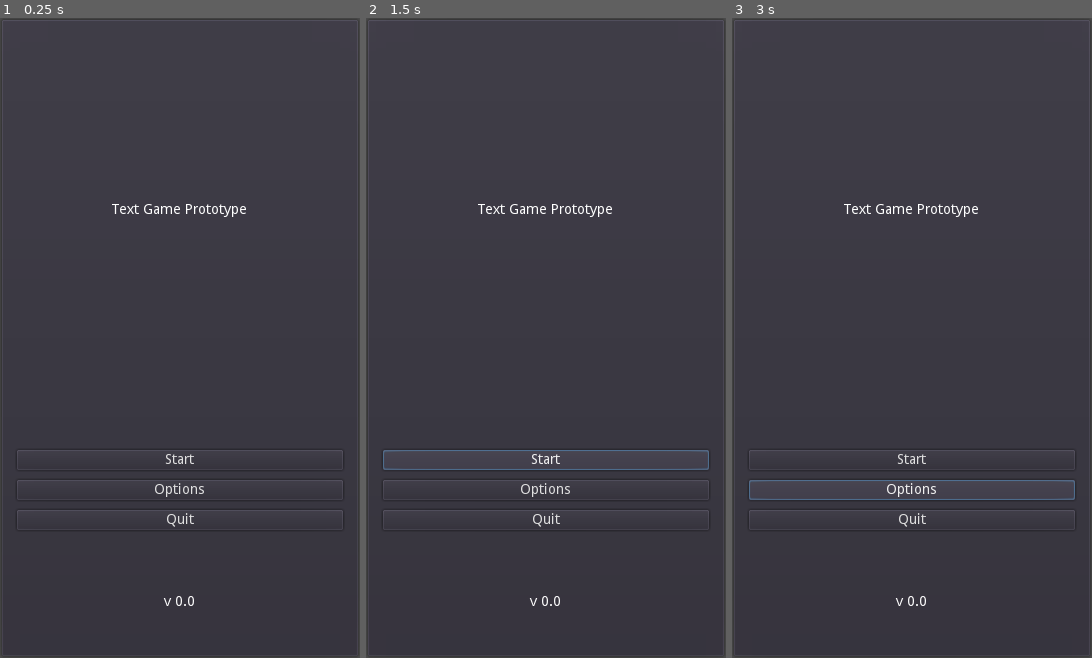
Above: before the commit, frames 1-3 (left to right).
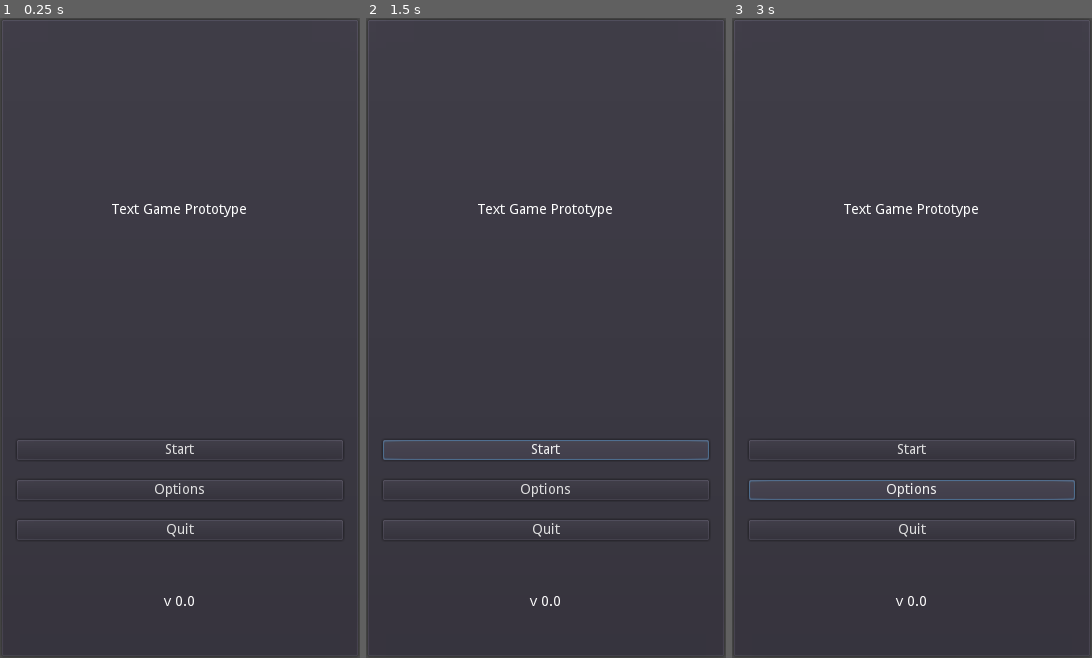
Above: after the commit, the same moments.

Repository: philipuriarte/A-Churchyard-of-Orphans
Game: Godot game, scene res://Scenes/Main.tscn
Same seed, same stepped clock (60 frames per second), same inputs: the game is played once before the commit and once after it.
Inputs:
- Up to frame 1 (0.25 s): no input
- Up to frame 2 (1.5 s): click "Start" at 0.5 s; click "Start" at 1.25 s
- Up to frame 3 (3 s): click "Start" at 2 s; click "Options" at 2.75 s

The runs differ from the first frame. In frame 1, 0.8% of the frame differs, in the area x 4-96%, y 65-82%; in frame 2, 1.4%; in frame 3, 0.8%.

Commit message:
Change separation value of ButtonsContainer

Diff:
--- a/Scenes/TitleScreen.tscn
+++ b/Scenes/TitleScreen.tscn
@@ -39,13 +39,13 @@
 margin_right = 326.0
 margin_bottom = 530.0
 rect_min_size = Vector2( 0, 150 )
-custom_constants/separation = 10
+custom_constants/separation = 20
 alignment = 1
 
 [node name="StartButton" type="Button" parent="MarginContainer/MainContainer/ButtonsContainer"]
-margin_top = 35.0
+margin_top = 25.0
 margin_right = 326.0
-margin_bottom = 55.0
+margin_bottom = 45.0
 text = "Start"
 
 [node name="OptionsButton" type="Button" parent="MarginContainer/MainContainer/ButtonsContainer"]
@@ -55,9 +55,9 @@
 text = "Options"
 
 [node name="QuitButton" type="Button" parent="MarginContainer/MainContainer/ButtonsContainer"]
-margin_top = 95.0
+margin_top = 105.0
 margin_right = 326.0
-margin_bottom = 115.0
+margin_bottom = 125.0
 text = "Quit"
 
 [node name="BottomText" type="Label" parent="MarginContainer/MainContainer"]
